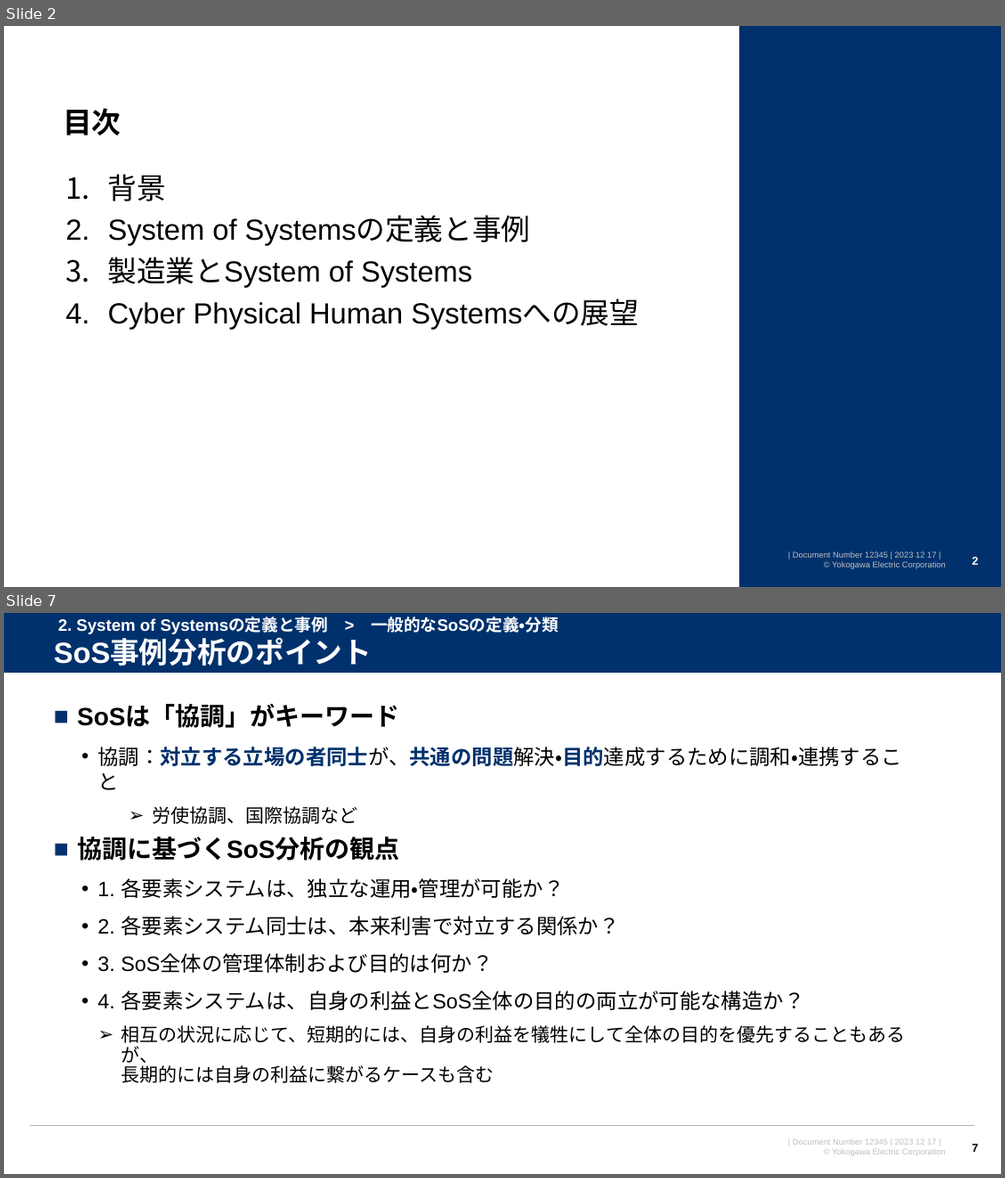
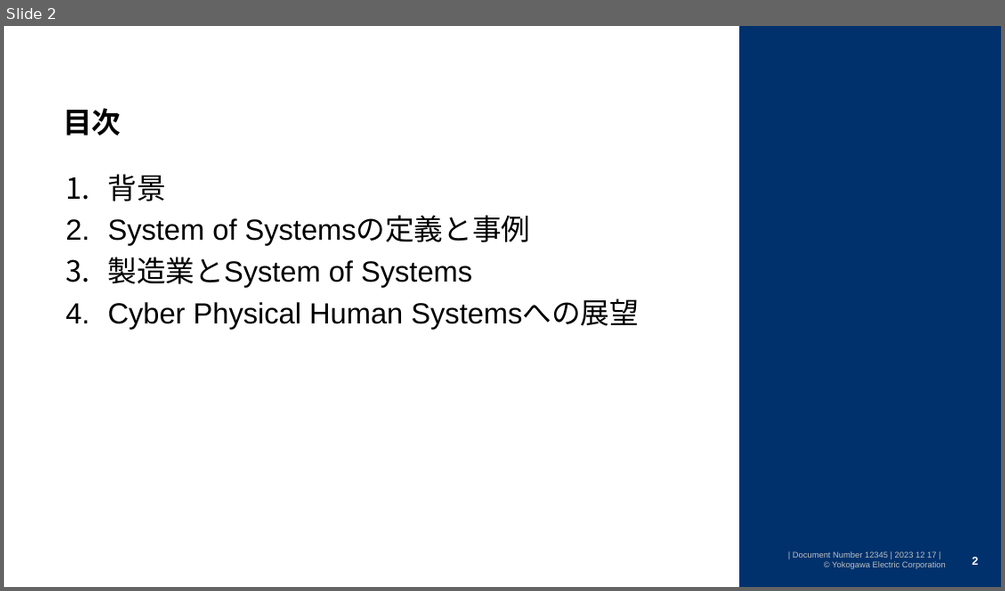
Before and after one commit to watarukumagai-git/opt, a slide deck: SoS/conf2023/231217_横幹連合コンファレンス_熊谷.pptx. Shown one above the other, each under a label of ours: slides 2 and 7 before the commit, slide 2 after it; the slides between them are not shown. The pictures are 1005x1178 and 1005x591 pixels, drawn with LibreOffice and Linux fonts; fonts in the diff are those of the drawing; background and template pictures are left out. Boxes give left, top, right and bottom in pixels: in the first picture for what was removed or moved away, otherwise in the second. Text is boxed around its words. In the diff, an @@ line names an element or a change of style, - is before the commit and + after.

```diff
--- a/SoS/conf2023/231217_横幹連合コンファレンス_熊谷.pptx
+++ b/SoS/conf2023/231217_横幹連合コンファレンス_熊谷.pptx
@@ slide 7 removed at [4,613,1001,1174], background #FFFFFF; not listed: 1 template element that a slide beside it also shows @@
@@ rectangle removed at [4,613,1001,674] @@
@@ text removed at [58,617,558,634] @@
-2. System of Systemsの定義と事例 > 一般的なSoSの定義・分類
@@ text removed at [54,640,372,666] @@
-SoS事例分析のポイント
@@ line removed from (4, 674) to (1001, 674) @@
@@ text removed at [77,706,905,1083] @@
-■ SoSは「協調」がキーワード
-  • 協調：対立する立場の者同士が、共通の問題解決・目的達成するために調和・連携すること
-    ➢ 労使協調、国際協調など
-■ 協調に基づくSoS分析の観点
-  • 1. 各要素システムは、独立な運用・管理が可能か？
-  • 2. 各要素システム同士は、本来利害で対立する関係か？
-  • 3. SoS全体の管理体制および目的は何か？
-  • 4. 各要素システムは、自身の利益とSoS全体の目的の両立が可能な構造か？
-    ➢ 相互の状況に応じて、短期的には、自身の利益を犠牲にして全体の目的を優先することもあるが、
-      長期的には自身の利益に繋がるケースも含む
@@ line removed from (30, 1126) to (975, 1126) @@
@@ page number removed at [971,1143,978,1151] @@
-7
```
Also in this commit, not shown: 13 slides changed, 3 slides added, 1 other slide removed.
